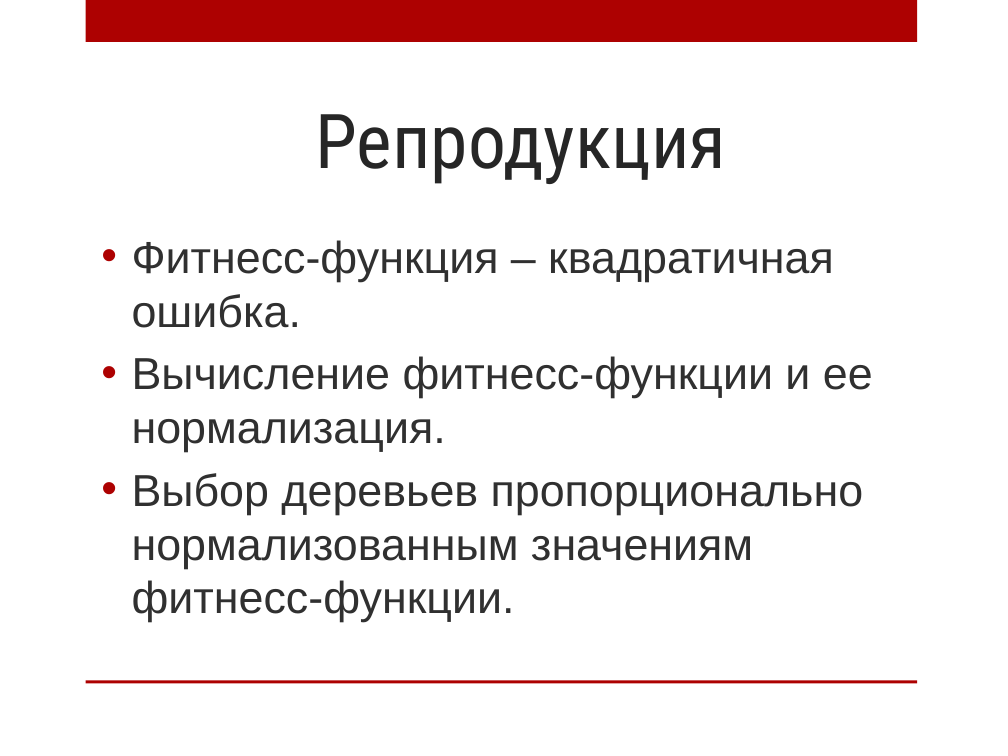
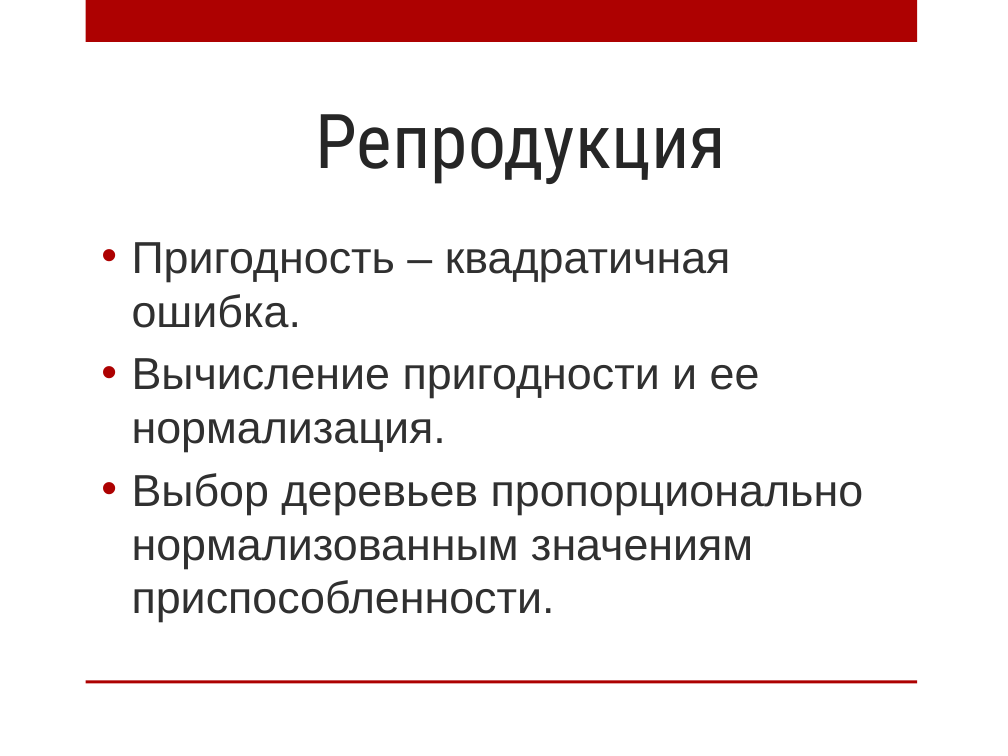
Before and after one commit to AnnaIbakaeva/Genetic, a slide deck: slide 11 of Предзащита.pptx. Drawn at 1008x756 pixels with LibreOffice and Linux fonts; fonts in the diff are those of the drawing; background and template pictures are left out. Boxes give left, top, right and bottom in pixels: in the first picture for what was removed or moved away, otherwise in the second. Text is boxed around its words. In the diff, an @@ line names an element or a change of style, - is before the commit and + after.

```diff
--- a/Предзащита.pptx
+++ b/Предзащита.pptx
@@ text at [132,242,864,622]: text changed @@
-• Фитнесс-функция – квадратичная ошибка.
-• Вычисление фитнесс-функции и ее нормализация.
-• Выбор деревьев пропорционально нормализованным значениям фитнесс-функции.
+• Пригодность – квадратичная ошибка.
+• Вычисление пригодности и ее нормализация.
+• Выбор деревьев пропорционально нормализованным значениям приспособленности.
```
Also in this commit, not shown: 2 other slides changed, 2 slides added, 1 slide removed, 2 other files.
